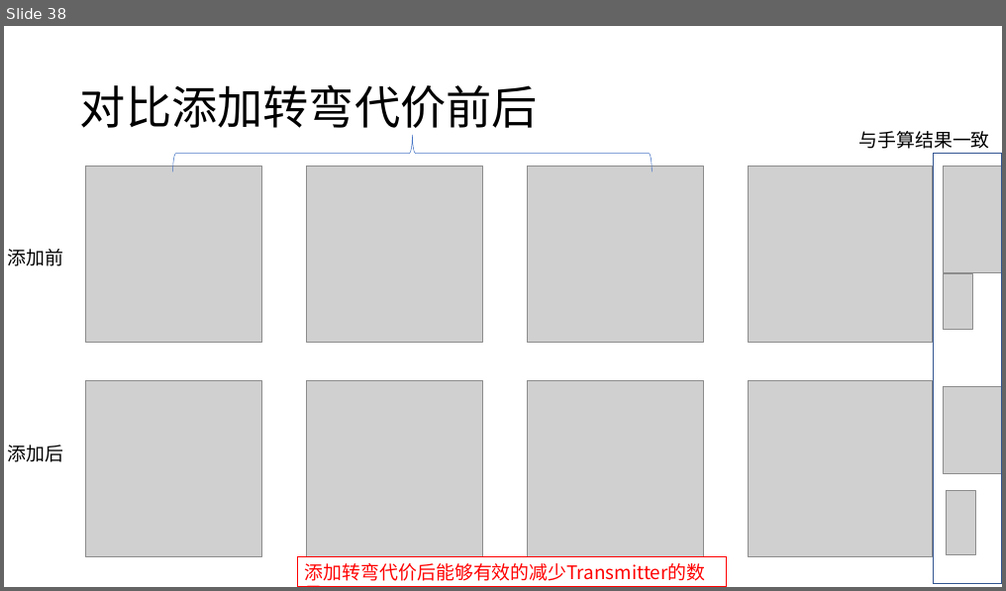
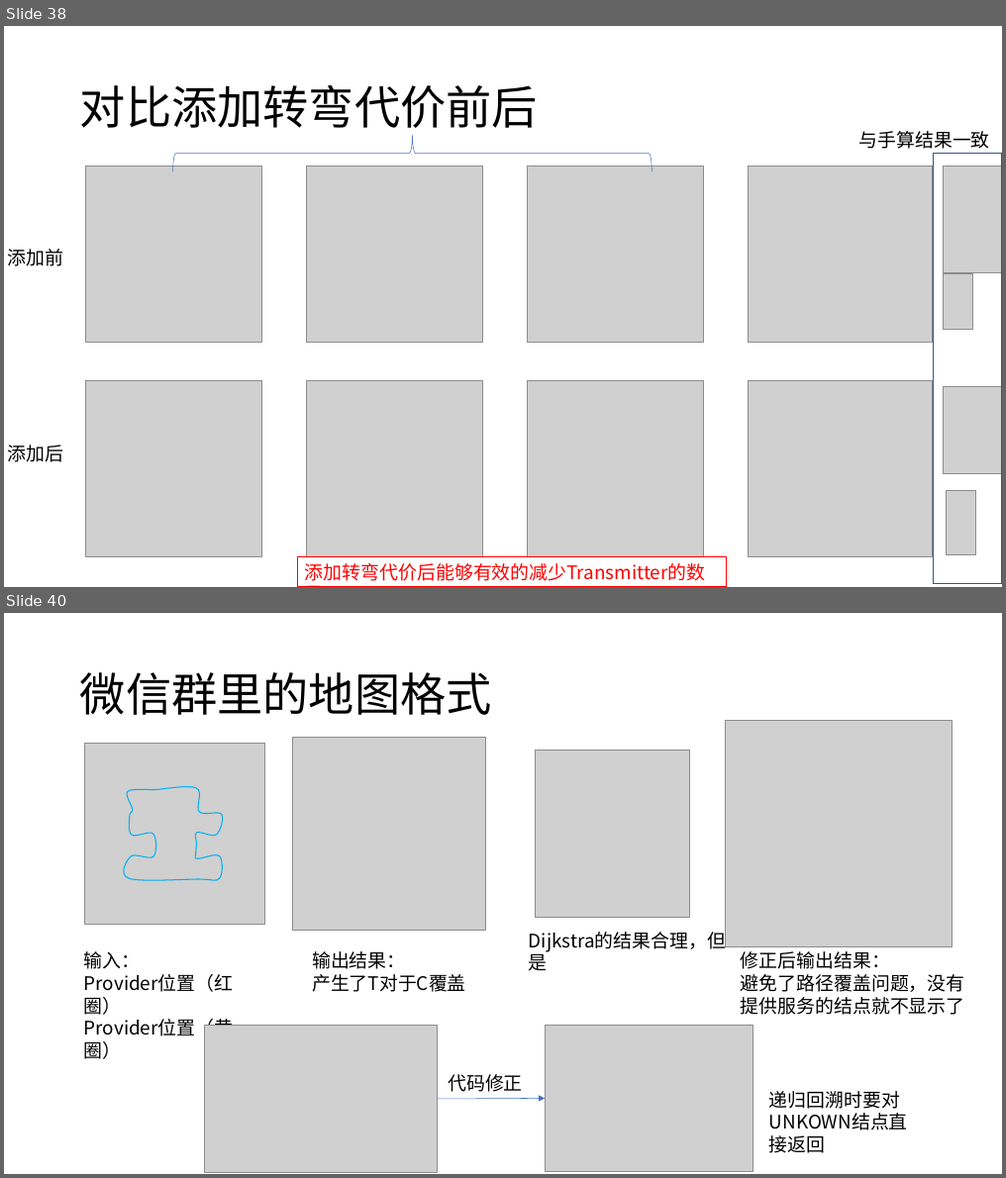
Before and after one commit to HuangDDU/hzy_algorithm, a slide deck: huawei/日志记录.pptx. Shown one above the other, each under a label of ours: slide 38 before the commit, slides 38 and 40 after it; the slides between them are not shown. The pictures are 1006x591 and 1006x1178 pixels, drawn with LibreOffice and Linux fonts; fonts in the diff are those of the drawing; grey boxes stand for pictures. Boxes give left, top, right and bottom in pixels: in the first picture for what was removed or moved away, otherwise in the second. Text is boxed around its words. In the diff, an @@ line names an element or a change of style, - is before the commit and + after.

```diff
--- a/huawei/日志记录.pptx
+++ b/huawei/日志记录.pptx
@@ slide 40 added at (x1=4, y1=613, x2=1002, y2=1174), background #FFFFFF @@
@@ title added at (x1=80, y1=672, x2=492, y2=715), 44 pt, text #000000 @@
+微信群里的地图格式
@@ picture added at (x1=726, y1=720, x2=951, y2=947) @@
@@ picture added at (x1=85, y1=744, x2=265, y2=924) @@
@@ picture added at (x1=293, y1=738, x2=486, y2=931) @@
@@ picture added at (x1=536, y1=751, x2=690, y2=918) @@
@@ freeform shape added at (x1=124, y1=786, x2=223, y2=880), outline #00B0F0 1 pt @@
@@ text added at (x1=529, y1=928, x2=726, y2=971), 18 pt, text #000000 @@
+Dijkstra的结果合理，但是
@@ text added at (x1=84, y1=952, x2=234, y2=1059), 18 pt, text #000000 @@
+输入：
+Provider位置（红圈）
+Provider位置（黄圈）
@@ text added at (x1=312, y1=952, x2=466, y2=992), 18 pt, text #000000 @@
+输出结果：
+产生了T对于C覆盖
@@ text added at (x1=741, y1=952, x2=965, y2=1015), 18 pt, text #000000 @@
+修正后输出结果：
+避免了路径覆盖问题，没有提供服务的结点就不显示了
@@ group added at (x1=205, y1=1025, x2=900, y2=1173): 2 pictures, 2 texts, 1 arrow @@
+递归回溯时要对UNKOWN结点直接返回
+代码修正
```
Also in this commit, not shown: 3 other slides added, 9 other files.
